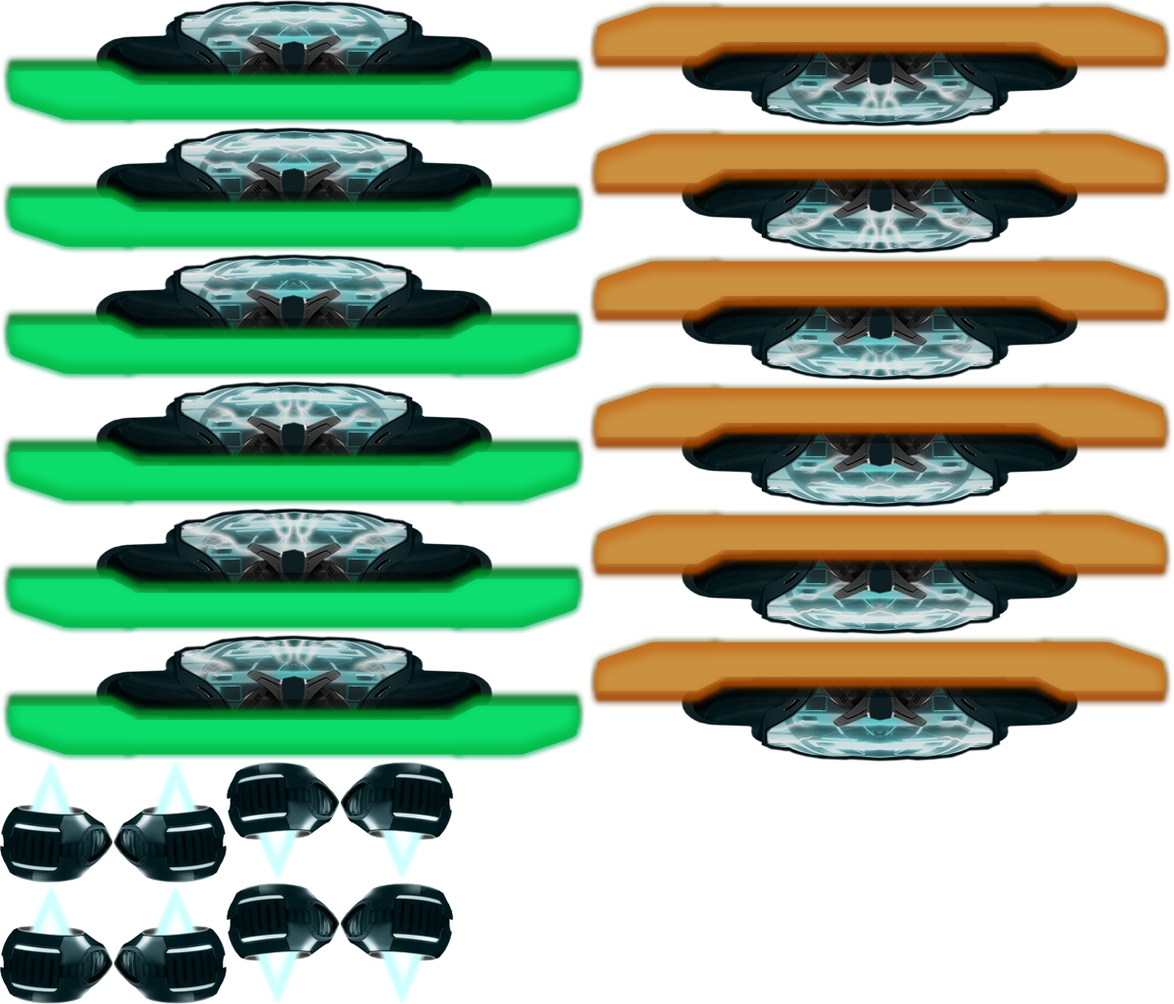
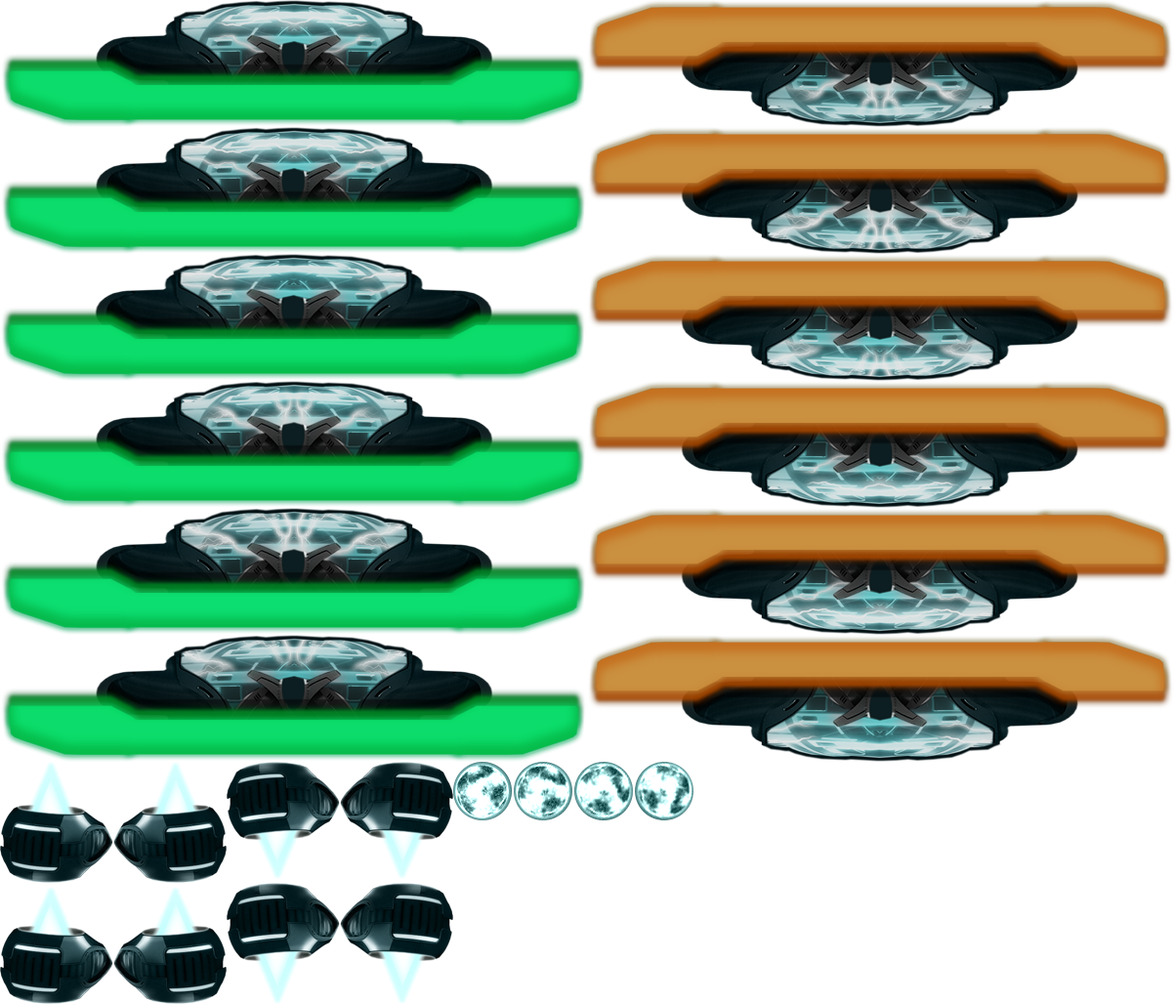
Two versions of the same layered image (1174x1004). Layer-by-layer changes:
added layer "Группа 1 копия 3" above "Группа 1" over [453, 762, 694, 821]
